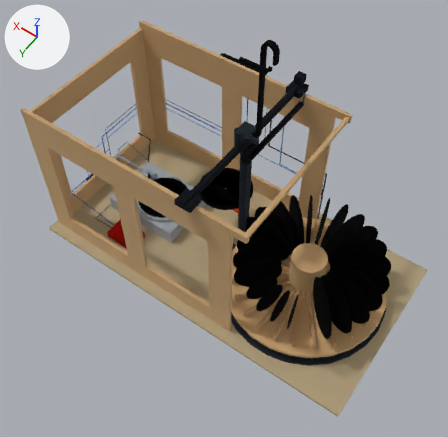
What one commit did to the glTF model cad/export/web/parts.glb.
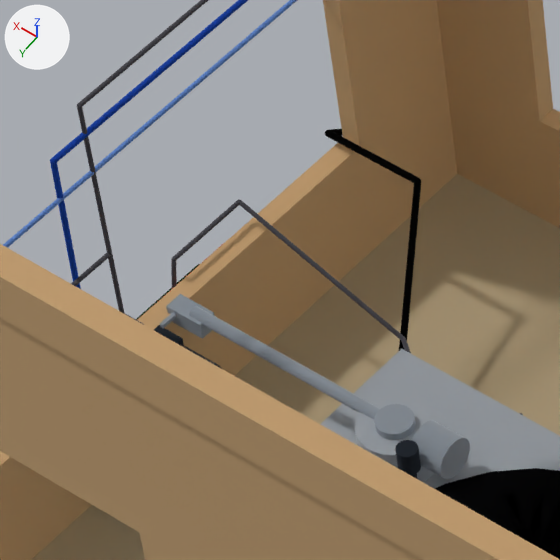
Each version is shown whole from a camera (50 mm lens) standing at (-1074.0, 1680.0, 2864.0) and looking at (29.0, 135.0, 435.0), then close up on the part from 21% to 38% of the width and 26% to 43% of the height. Lighting does not change. The marker at upper left points along +X, +Y and +Z. The first two pictures are the older version. Where no turn or scale is listed for an object, it has been applied to the vertices. Vertices at exactly the same position are counted once.

Names of what the first close-up shows: 'bench', 'cable_relay', 'cable_servo', 'cable_usbc', 'deck_interface', 'frame', 'mains_deck', 'plinth', 'record_platter_10', 'record_platter_12', 'tonearm', 'tube_mprls' and 3 more.
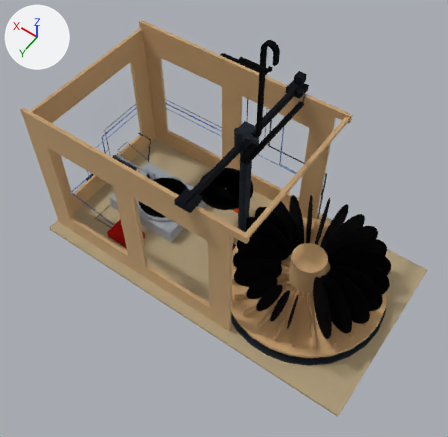
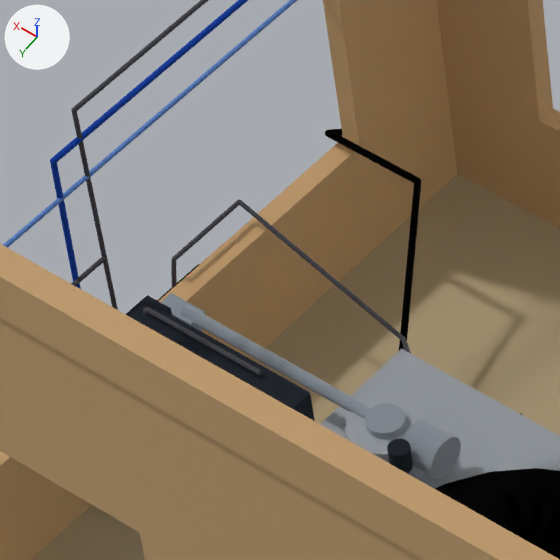
The change, as JSON lines over the scene's bpy script:
```json
{"block": "me_deck_interface", "where": "# used by ob_deck_interface; location = (0.0, 0.0, 0.0)"}
{"op": "remove", "block": "me_deck_interface", "code": "me_deck_interface.from_pydata(...)  # 309 vertices, 610 faces; spans x 699.0..972.0, y -66.0..-16.0, z 20.0..146.0"}
{"op": "add", "block": "me_deck_interface", "code": "me_deck_interface.from_pydata(...)  # 176 vertices, 340 faces; spans x 705.0..972.0, y -64.0..5.0, z 20.0..160.0"}
{"block": "me_deck_interface", "change": "me_deck_interface part 1: the loose piece of 180 vertices spanning x 815.0..972.0, y -66.0..-26.0, z 20.0..120.0 is rebuilt with 20 vertices and now spans x 798.0..972.0, y -55.0..-25.0, z 20.0..160.0"}
{"block": "me_deck_interface", "change": "me_deck_interface part 2: 1 vertex moved within x 705.0, y -53.0, z 124.0; 126 vertices removed from x 699.0..972.0, y -66.0..-16.0, z 89.0..146.0; 135 vertices added at x 705.0..972.0, y -64.0..5.0, z 20.0..146.0"}
{"block": "me_deck_interface", "change": "other edits to the shape of me_deck_interface do not show in these pictures"}
{"block": "me_tonearm", "where": "# used by ob_tonearm; location = (0.0, 0.0, 0.0)"}
{"op": "remove", "block": "me_tonearm", "code": "me_tonearm.from_pydata(...)  # 192 vertices, 376 faces; spans x 683.0..976.0, y -102.0..-60.0, z 106.0..144.0"}
{"op": "add", "block": "me_tonearm", "code": "me_tonearm.from_pydata(...)  # 192 vertices, 376 faces; spans x 690.0..982.0, y -98.0..-56.0, z 106.0..144.0"}
{"block": "me_tonearm", "change": "me_tonearm part 3: the whole mesh is moved by (6.0, 4.0, 0.0)"}
{"block": "me_cable_servo", "where": "# used by ob_cable_servo; location = (0.0, 0.0, 0.0)"}
{"op": "remove", "block": "me_cable_servo", "code": "me_cable_servo.from_pydata(...)  # 470 vertices, 936 faces; spans x 168.0..998.0, y -453.0..-44.0, z 97.0..705.0"}
{"op": "add", "block": "me_cable_servo", "code": "me_cable_servo.from_pydata(...)  # 539 vertices, 1074 faces; spans x 168.0..998.0, y -453.0..-38.0, z 128.0..705.0"}
{"block": "me_cable_servo", "change": "me_cable_servo part 4: 162 vertices moved from x 957.0..998.0, y -436.0..-44.0, z 98.0..362.0 to x 958.0..998.0, y -436.0..-38.0, z 128.0..362.0; 91 vertices removed from x 956.0..996.0, y -48.0..-44.0, z 97.0..360.0; 160 vertices added at x 840.0..996.0, y -42.0..-38.0, z 128.0..360.0"}
{"block": "me_cable_servo", "change": "other edits to the shape of me_cable_servo do not show in these pictures"}
```

Changed parts and their boxes (x1, y1, x2, y2) in the close-ups (560 x 560 px; the box of a moved part takes in the faces that stretch with it):
```json
{"object": "tonearm", "change": "moved", "before": [160, 294, 470, 479], "after": [160, 293, 461, 478]}
{"object": "deck_interface", "change": "reshaped", "before": [154, 325, 421, 479], "after": [125, 295, 413, 474], "on screen": "mostly hidden before"}
{"object": "cable_servo", "change": "reshaped", "before": [77, 0, 208, 325], "after": [71, 0, 262, 375]}
{"part": 1, "of": "me_deck_interface", "change": "rebuilt", "before": [154, 325, 222, 369], "after": [125, 295, 315, 421]}
{"part": 2, "of": "me_deck_interface", "change": "moved or reshaped", "before": [395, 440, 421, 479], "after": [387, 439, 413, 474]}
```
